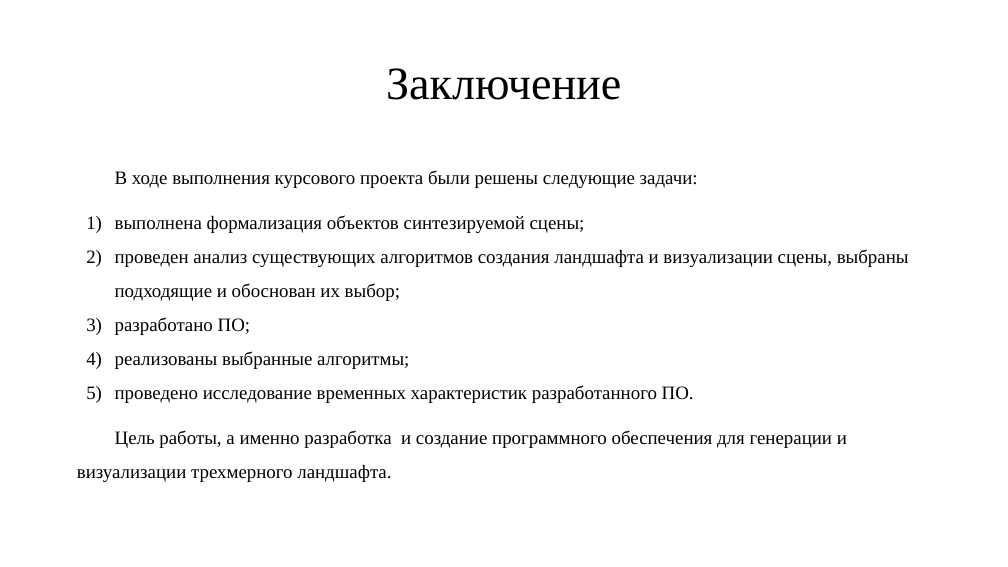
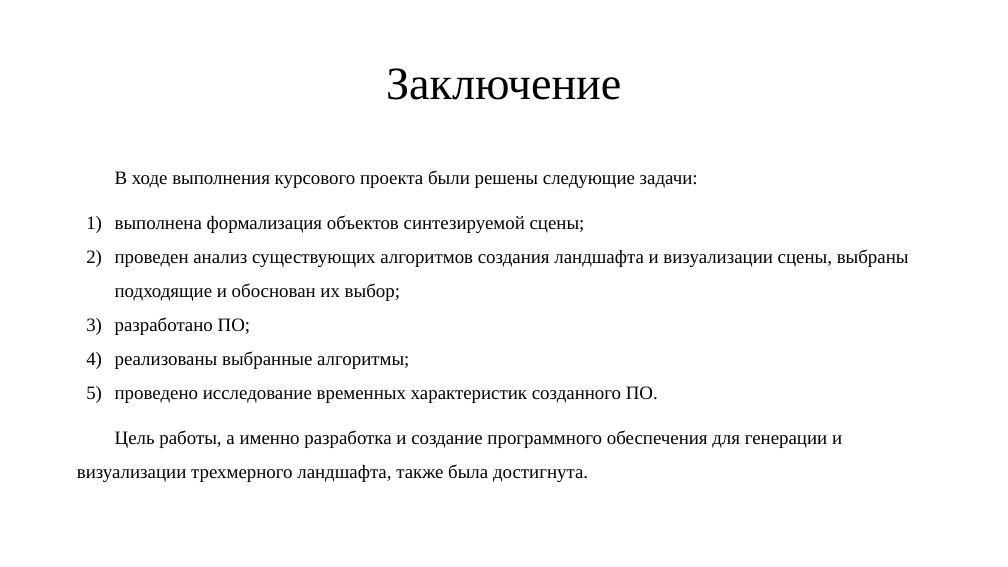
Before and after one commit to nikitalystsev/cg_course, a slide deck: slide 14 of docs/course/presentation/pres.pptx. Drawn at 1008x567 pixels with LibreOffice and Linux fonts; fonts in the diff are those of the drawing. Boxes give left, top, right and bottom in pixels: in the first picture for what was removed or moved away, otherwise in the second. Text is boxed around its words. In the diff, an @@ line names an element or a change of style, - is before the commit and + after.

```diff
--- a/docs/course/presentation/pres.pptx
+++ b/docs/course/presentation/pres.pptx
@@ text at [77,386,842,482]: text changed @@
-5) проведено исследование временных характеристик разработанного ПО.
-Цель работы, а именно разработка и создание программного обеспечения для генерации и визуализации трехмерного ландшафта.
+5) проведено исследование временных характеристик созданного ПО.
+Цель работы, а именно разработка и создание программного обеспечения для генерации и визуализации трехмерного ландшафта, также была достигнута.
```
Also in this commit, not shown: 1 other slide changed, 1 other file.
